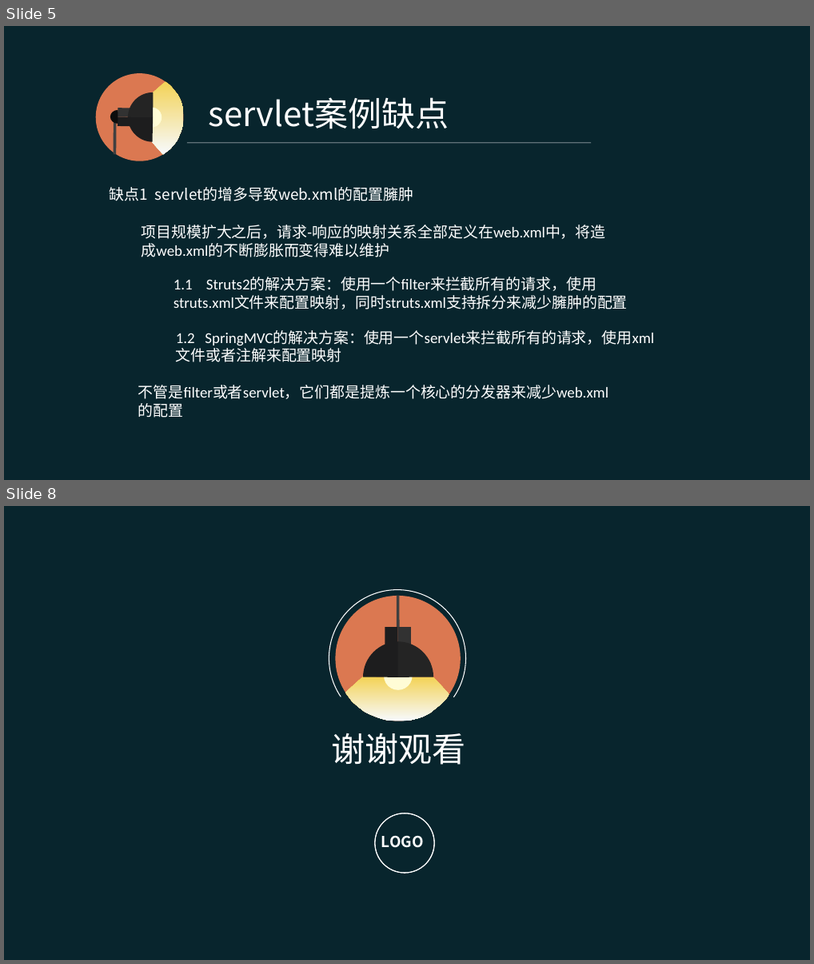
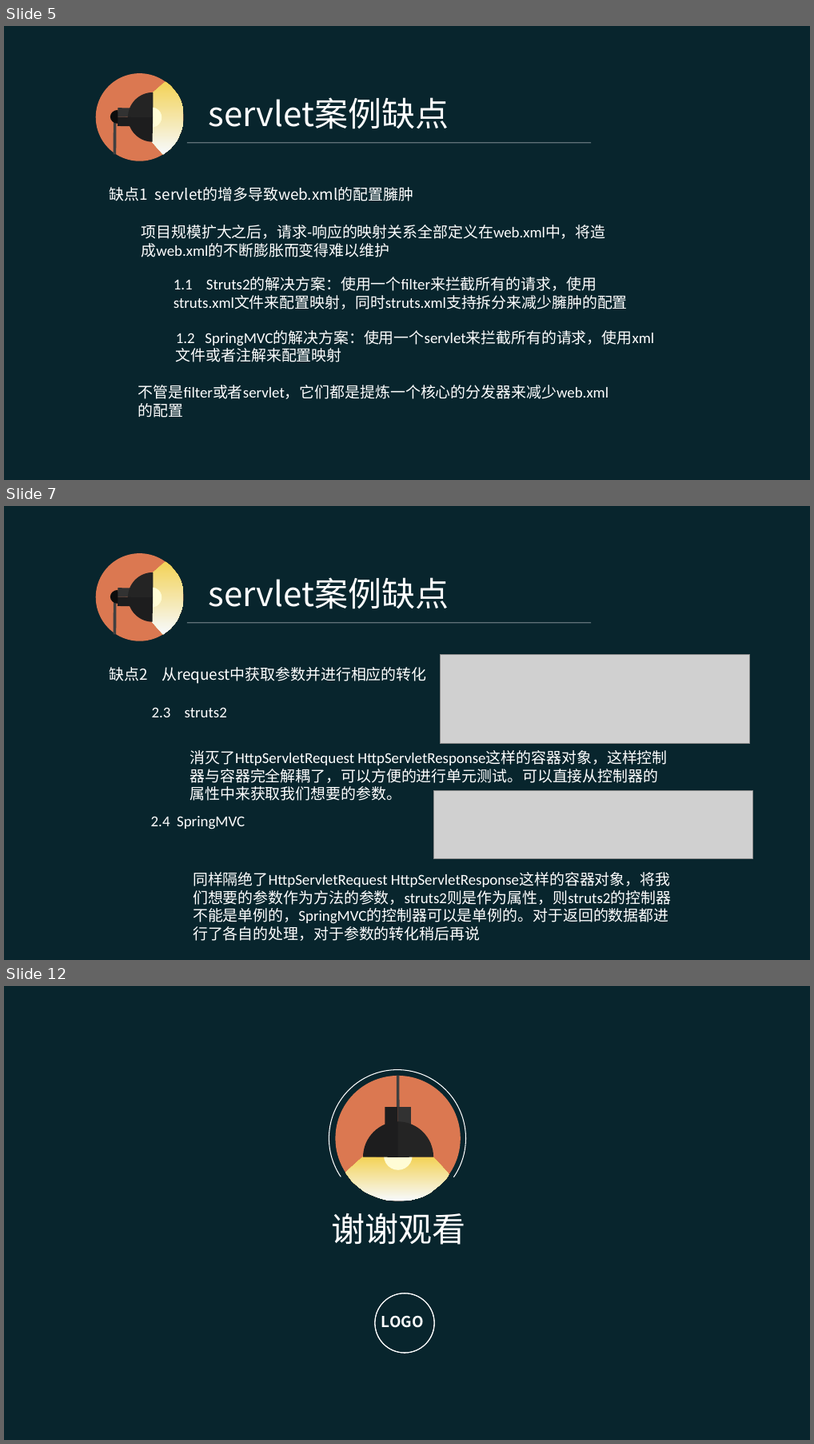
Before and after one commit to pingpangkuangmo/blog, a slide deck: 2015-4/SpringMVC的设计分享.ppt. Shown one above the other, each under a label of ours: slides 5 and 8 before the commit, slides 5, 7 and 12 after it; the slides between them are not shown. The pictures are 814x964 and 814x1444 pixels, drawn with LibreOffice and Linux fonts; fonts in the diff are those of the drawing; grey boxes stand for pictures. Boxes give left, top, right and bottom in pixels: in the first picture for what was removed or moved away, otherwise in the second. Text is boxed around its words. In the diff, an @@ line names an element or a change of style, - is before the commit and + after.

Commit message:
进行中

```diff
--- a/2015-4/SpringMVC的设计分享.ppt
+++ b/2015-4/SpringMVC的设计分享.ppt
@@ slide 7 added at (4,506,810,960), background #08252D @@
@@ text added at (209,577,450,609), 40 pt, text #FFFFFF @@
+servlet案例缺点
@@ group added at (95,552,184,641): 5 freeform shapes, 2 rectangles, 1 ellipse, 1 line @@
@@ line added from (187, 623) to (591, 623), #FFFFFF 0.51 pt @@
@@ text added at (110,667,426,684), 18 pt, text #FFFFFF @@
+缺点2 从request中获取参数并进行相应的转化
@@ picture added at (440,654,750,743) @@
@@ text added at (152,707,227,717), 18 pt, text #FFFFFF @@
+2.3 struts2
@@ text added at (190,750,667,800), 18 pt, text #FFFFFF @@
+消灭了HttpServletRequest HttpServletResponse这样的容器对象，这样控制器与容器完全解耦了，可以方便的进行单元测试。可以直接从控制器的属性中来获取我们想要的参数。
@@ picture added at (434,790,752,859) @@
@@ text added at (151,816,245,829), 18 pt, text #FFFFFF @@
+2.4 SpringMVC
@@ text added at (193,872,671,940), 18 pt, text #FFFFFF @@
+同样隔绝了HttpServletRequest HttpServletResponse这样的容器对象，将我们想要的参数作为方法的参数，struts2则是作为属性，则struts2的控制器不能是单例的，SpringMVC的控制器可以是单例的。对于返回的数据都进行了各自的处理，对于参数的转化稍后再说
@@ what was slide 8 is now slide 12 @@
```
Also in this commit, not shown: 1 slide changed, 4 other slides added, 1 slide removed.
